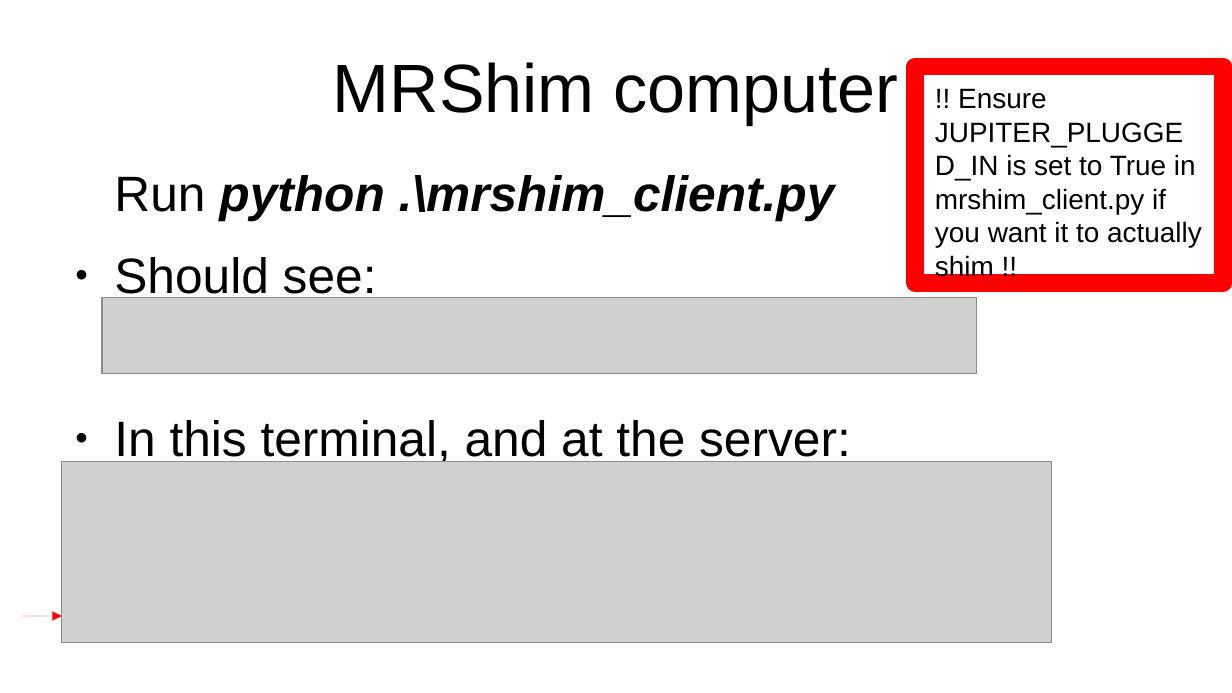
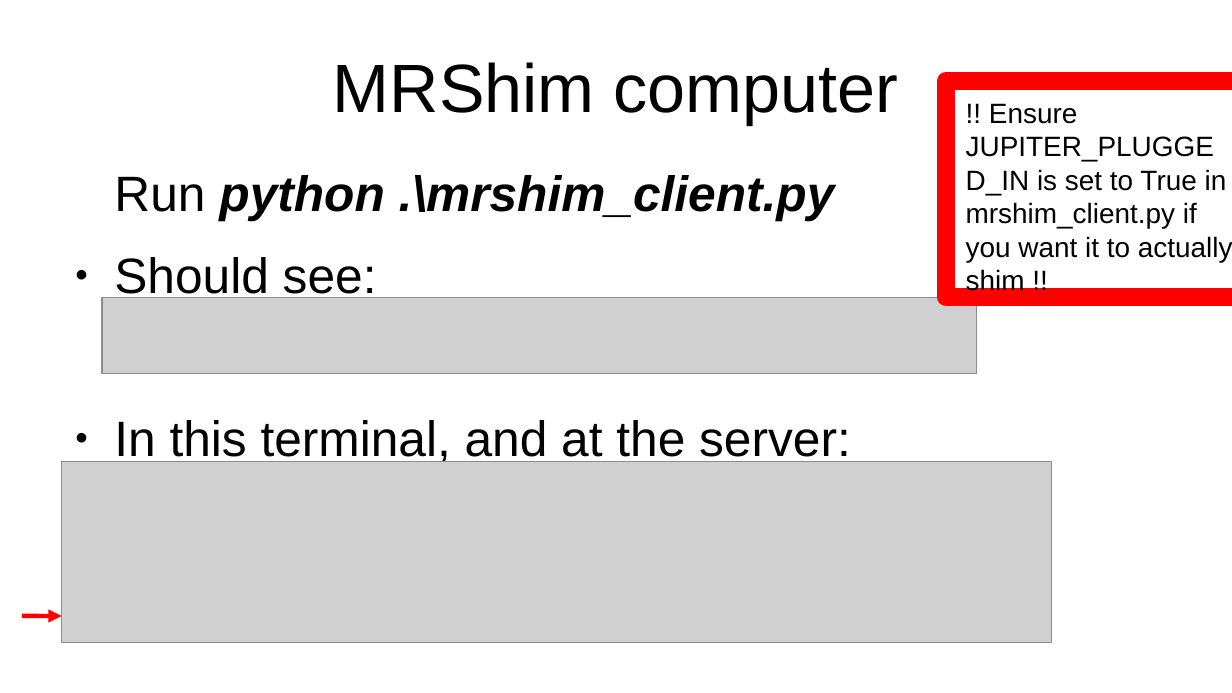
Before and after one commit to seventeenmagpie/skope-mrshim, a slide deck: slide 21 of shimmer/docs/user_guide_with_images.odp. Drawn at 1232x693 pixels with LibreOffice and Linux fonts; fonts in the diff are those of the drawing; grey boxes stand for pictures. Boxes give left, top, right and bottom in pixels: in the first picture for what was removed or moved away, otherwise in the second. Text is boxed around its words. In the diff, an @@ line names an element or a change of style, - is before the commit and + after.

```diff
--- a/shimmer/docs/user_guide_with_images.odp
+++ b/shimmer/docs/user_guide_with_images.odp
@@ rectangle "!! Ensure JUPITER_PLUGGED_IN is set ...": place and size @@
-rectangle "!! Ensure JUPITER_PLUGGED_IN is set ..." at <box>916,66,1224,283</box>
+rectangle "!! Ensure JUPITER_PLUGGED_IN is set ..." at <box>946,80,1232,297</box>
@@ arrow (22, 616) - (61, 616): stroke #FF0000 0 pt to #FF0000 2.83 pt @@
```
Also in this commit, not shown: 12 other slides changed, 4 slides added, 19 other files.
